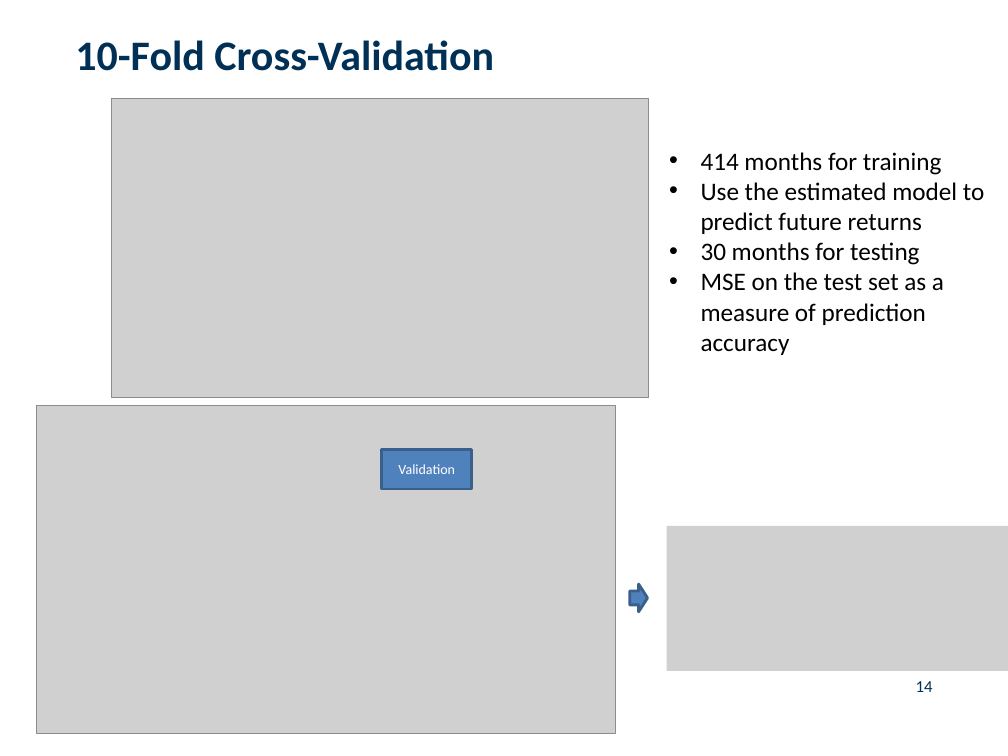
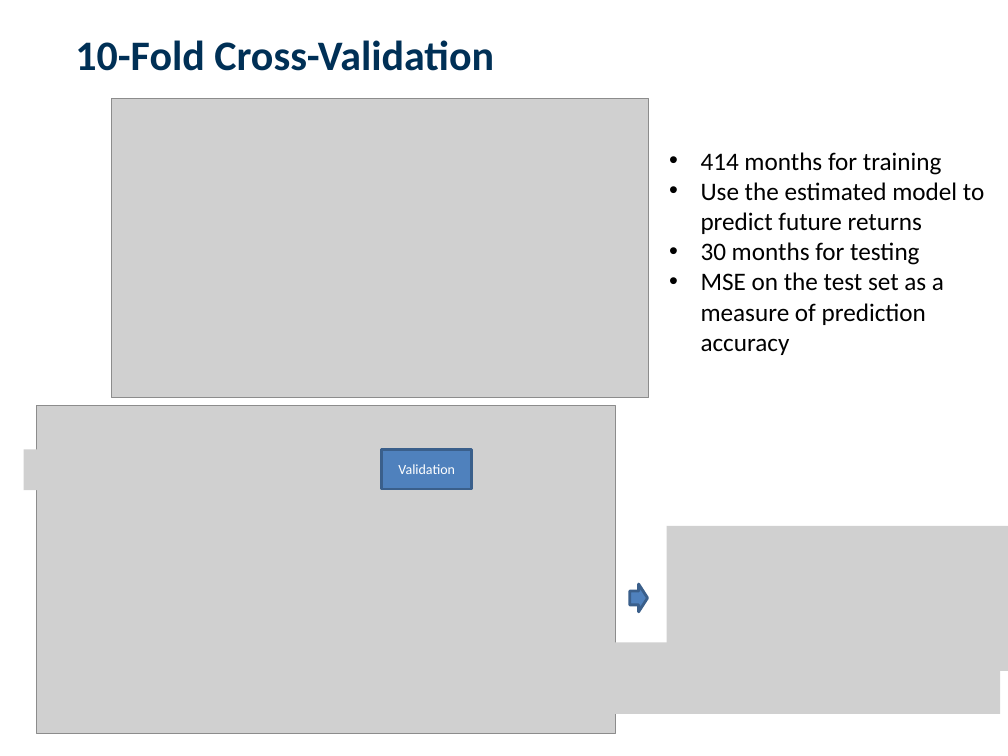
Before and after one commit to paveles/Machine_Learning_and_Equity_Index_Returns, a slide deck: slide 15 of _presentation/MachineLearning_StockMarketReturns.pptx (slide 14 before the commit). Drawn at 1008x756 pixels with LibreOffice and Linux fonts; fonts in the diff are those of the drawing; grey boxes stand for pictures; background and template pictures are left out. Boxes give left, top, right and bottom in pixels: in the first picture for what was removed or moved away, otherwise in the second. Text is boxed around its words. In the diff, an @@ line names an element or a change of style, - is before the commit and + after.

```diff
--- a/_presentation/MachineLearning_StockMarketReturns.pptx
+++ b/_presentation/MachineLearning_StockMarketReturns.pptx
@@ picture added at bbox=[24, 450, 163, 490] @@
@@ picture added at bbox=[608, 642, 1000, 714] @@
@@ page number removed at bbox=[916, 681, 933, 692] @@
-14
```
Also in this commit, not shown: 11 other slides changed, 1 slide added, 3 other files.
